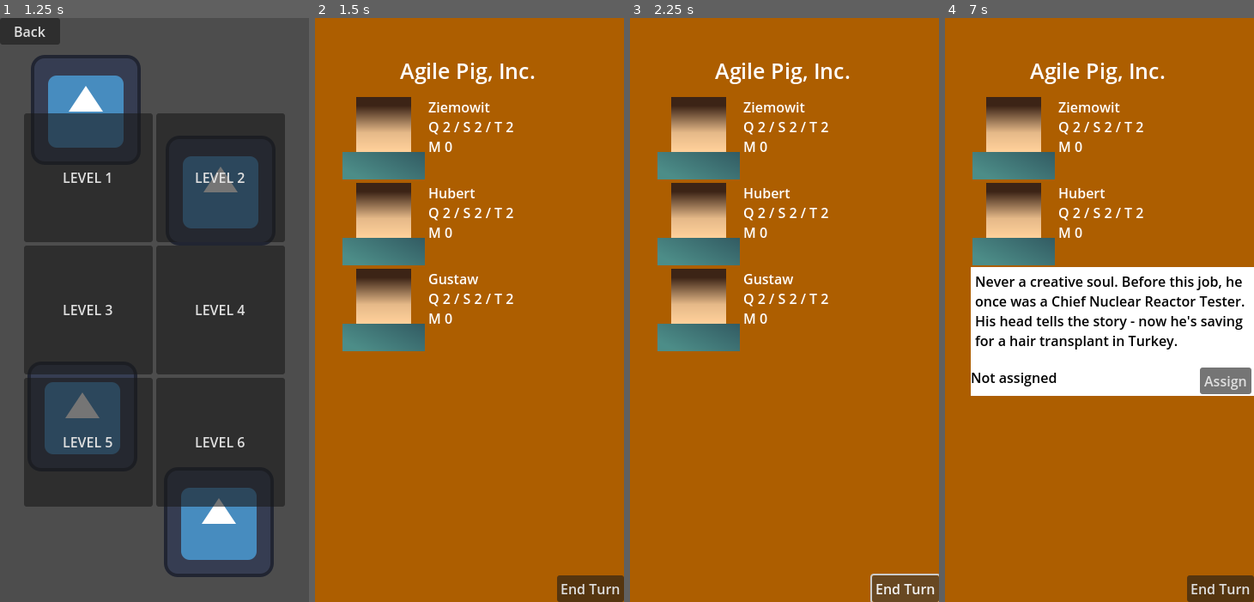
Above: before the commit, frames 1-4 (left to right).
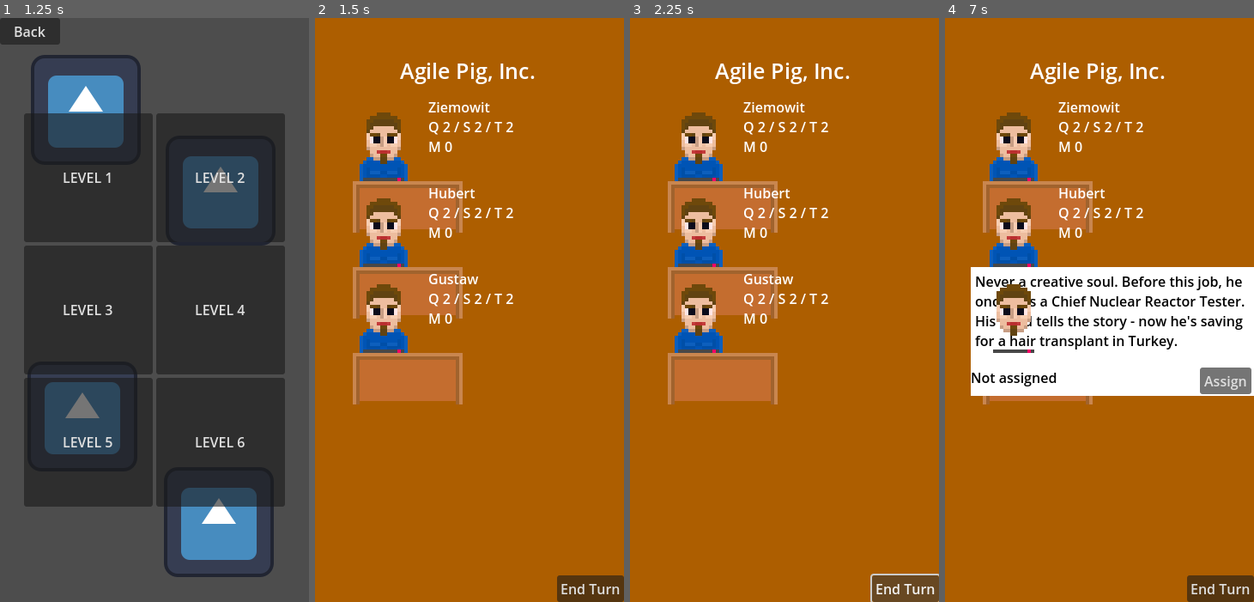
Above: after the commit, the same moments.

Repository: ltbk2023/pig
Game: Godot game, scene res://main.tscn
Two runs of this game, one before a commit and one after it. Both use one fixed random seed, a clock stepped at 60 frames per second and the inputs below. The engine's default icon, where the game draws it, is replaced by a stand-in: a white triangle on a blue panel in a dark square.
Inputs (mouse positions are in pixels of both pictures, inside the frame that each line leads up to):
- Up to frame 1 (1.25 s): click "Play" at 0.5 s
- Up to frame 2 (1.5 s): click "LEVEL 1" at 1.25 s
- Up to frame 3 (2.25 s): click "End Turn" at 2 s
- Up to frame 4 (7 s): click "End Turn" at 2.75 s; click "End Turn" at 3.5 s; tap Enter at 4.25, 6.5 s; move the mouse to (1167, 280) at 4.27 s; click (1167, 280) at 4.42 s; tap Space at 5 s; move the mouse to (1037, 339) at 5.02 s; click (1037, 339) at 5.17 s; click "OK" at 5.75 s; move the mouse to (1130, 181) at 6.52 s; click (1130, 181) at 6.67 s

Frame 1 is identical in both runs. In frame 2, 14% of the frame differs, in the area x 8-48%, y 13-67%; in frame 3, 14%; in frame 4, 8.3%.

Commit message:
PIG-184 Employee Sprite Update

Diff:
--- a/PIG/employee/employee.tscn
+++ b/PIG/employee/employee.tscn
@@ -1,6 +1,19 @@
-[gd_scene load_steps=8 format=3 uid="uid://cd77i5nmo2jq3"]
+[gd_scene load_steps=21 format=3 uid="uid://bj2mq10s162ha"]
 
 [ext_resource type="Script" path="res://employee/employee.gd" id="1_ckk1p"]
+[ext_resource type="Script" path="res://employee/sprites/employee_sprite.gd" id="2_xssql"]
+[ext_resource type="Texture2D" uid="uid://cavje0scc84nr" path="res://employee/sprites/face_2_3_ud.png" id="3_mp4dg"]
+[ext_resource type="Texture2D" uid="uid://x5tm031yhyd3" path="res://employee/sprites/nose_4_2_ud.png" id="4_wo8dd"]
+[ext_resource type="Texture2D" uid="uid://bvo2p8exyuq55" path="res://employee/sprites/lips_2_2_s.png" id="5_ot28t"]
+[ext_resource type="Texture2D" uid="uid://bofqp0ok1pp66" path="res://employee/sprites/eyes_2_2_ud.png" id="6_y2dkq"]
+[ext_resource type="Texture2D" uid="uid://nb15geiyso05" path="res://employee/sprites/eyebrow_1_2.png" id="7_2818l"]
+[ext_resource type="Texture2D" uid="uid://dkbw016b30wd4" path="res://employee/sprites/front_hair_6_2_ud.png" id="8_nuimu"]
+[ext_resource type="Texture2D" uid="uid://cpnsp153h162j" path="res://employee/sprites/back_hair_4_2.png" id="9_4tijv"]
+[ext_resource type="Texture2D" uid="uid://m8e3guakmkyr" path="res://employee/sprites/beard_8_2_ud.png" id="10_80r4l"]
+[ext_resource type="Texture2D" uid="uid://cqgu6001yhlmq" path="res://employee/sprites/body_20_6_b.png" id="11_ald34"]
+[ext_resource type="Texture2D" uid="uid://kqn28pju235a" path="res://employee/sprites/detail_20_4_d.png" id="12_04nk5"]
+[ext_resource type="Texture2D" uid="uid://bebrcpmtepdwc" path="res://employee/sprites/desk_2_3.png" id="13_fr4it"]
+[ext_resource type="Texture2D" uid="uid://y5o81thje2sn" path="res://employee/sprites/laptop_4_2_ud.png" id="14_5itpj"]
 
 [sub_resource type="Gradient" id="Gradient_vcdfr"]
 offsets = PackedFloat32Array(0.0129032, 1)
@@ -48,10 +61,12 @@
 M"
 
 [node name="Chest" type="Sprite2D" parent="."]
+visible = false
 position = Vector2(0, 32)
 texture = SubResource("GradientTexture2D_xt36r")
 
 [node name="Head" type="Sprite2D" parent="."]
+visible = false
 position = Vector2(0, -16)
 texture = SubResource("GradientTexture2D_5pn2c")
 
@@ -95,5 +110,324 @@
 text = "Assign
 "
 
+[node name="Sprite" type="Node2D" parent="."]
+texture_filter = 1
+scale = Vector2(4, 4)
+script = ExtResource("2_xssql")
+skin_1 = Color(0.780392, 0.615686, 0.513726, 1)
+skin_2 = Color(0.929412, 0.741176, 0.623529, 1)
+skin_3 = Color(0.968627, 0.803922, 0.698039, 1)
+hair_1 = Color(0.431373, 0.282353, 0.0431373, 0.996078)
+hair_2 = Color(0.380392, 0.262745, 0.0705882, 1)
+lips_1 = Color(0.729412, 0.184314, 0.184314, 1)
+lips_2 = Color(0.768627, 0.231373, 0.231373, 1)
+eyeball = Color(1, 0.901961, 0.901961, 1)
+iris = Color(0.0431373, 0.0431373, 0.105882, 1)
+clothes1 = Color(0, 0.308, 0.66, 1)
+clothes2 = Color(0, 0.329412, 0.709804, 1)
+clothes3 = Color(0.0518, 0.37296, 0.74, 1)
+desk_1 = Color(0.631373, 0.388235, 0.176471, 1)
+desk_2 = Color(0.768627, 0.427451, 0.184314, 1)
+desk_3 = Color(0.788235, 0.52549, 0.309804, 1)
+laptop_1 = Color(0.282353, 0.282353, 0.282353, 1)
+laptop_2 = Color(1, 0, 0.4, 1)
+hair_front = 1
+beard = 1
+body = 2
+clothes = 3
+detail = 2
+
+[node name="FaceUD" type="Node2D" parent="Sprite"]
+z_index = 1
+
+[node name="Skin1" type="Sprite2D" parent="Sprite/FaceUD"]
+modulate = Color(0.780392, 0.615686, 0.513726, 1)
+texture = ExtResource("3_mp4dg")
+hframes = 3
+vframes = 2
+
+[node name="Skin2" type="Sprite2D" parent="Sprite/FaceUD"]
+modulate = Color(0.929412, 0.741176, 0.623529, 1)
+texture = ExtResource("3_mp4dg")
+hframes = 3
+vframes = 2
+frame = 1
+
+[node name="Skin3" type="Sprite2D" parent="Sprite/FaceUD"]
+modulate = Color(0.968627, 0.803922, 0.698039, 1)
+texture = ExtResource("3_mp4dg")
+hframes = 3
+vframes = 2
+frame = 2
+
+[node name="NoseUD" type="Node2D" parent="Sprite"]
+z_index = 1
+position = Vector2(0, 1)
+
+[node name="Skin1" type="Sprite2D" parent="Sprite/NoseUD"]
+modulate = Color(0.780392, 0.615686, 0.513726, 1)
+texture = ExtResource("4_wo8dd")
+hframes = 2
+vframes = 4
+
+[node name="Skin3" type="Sprite2D" parent="Sprite/NoseUD"]
+modulate = Color(0.968627, 0.803922, 0.698039, 1)
+texture = ExtResource("4_wo8dd")
+hframes = 2
+vframes = 4
+frame = 1
+
+[node name="Lips" type="Node2D" parent="Sprite"]
+z_index = 1
+position = Vector2(0, 4)
+
+[node name="Lips1" type="Sprite2D" parent="Sprite/Lips"]
+modulate = Color(0.729412, 0.184314, 0.184314, 1)
+texture = ExtResource("5_ot28t")
+hframes = 2
+vframes = 2
+
+[node name="Lips2" type="Sprite2D" parent="Sprite/Lips"]
+modulate = Color(0.768627, 0.231373, 0.231373, 1)
+texture = ExtResource("5_ot28t")
+hframes = 2
+vframes = 2
+frame = 1
+
+[node name="EyeRigthUD" type="Node2D" parent="Sprite"]
+z_index = 1
+position = Vector2(-2.5, 0.5)
+
+[node name="EyeBall" type="Sprite2D" parent="Sprite/EyeRigthUD"]
+modulate = Color(1, 0.901961, 0.901961, 1)
+texture = ExtResource("6_y2dkq")
+hframes = 2
+vframes = 2
+
+[node name="Iris" type="Sprite2D" parent="Sprite/EyeRigthUD"]
+modulate = Color(0.0431373, 0.0431373, 0.105882, 1)
+texture = ExtResource("6_y2dkq")
+hframes = 2
+vframes = 2
+frame = 1
+
+[node name="EyeLeftUD" type="Node2D" parent="Sprite"]
+z_index = 1
+position = Vector2(2.5, 0.5)
+
+[node name="EyeBall" type="Sprite2D" parent="Sprite/EyeLeftUD"]
+modulate = Color(1, 0.901961, 0.901961, 1)
+texture = ExtResource("6_y2dkq")
+hframes = 2
+vframes = 2
+
+[node name="Iris" type="Sprite2D" parent="Sprite/EyeLeftUD"]
+modulate = Color(0.0431373, 0.0431373, 0.105882, 1)
+position = Vector2(-1, 0)
+texture = ExtResource("6_y2dkq")
+hframes = 2
+vframes = 2
+frame = 1
+
+[node name="EyeBrowRigth" type="Node2D" parent="Sprite"]
+z_index = 1
+position = Vector2(-2.5, -1)
+
+[node name="Hair1" type="Sprite2D" parent="Sprite/EyeBrowRigth"]
+modulate = Color(0.431373, 0.282353, 0.0431373, 0.996078)
+texture = ExtResource("7_2818l")
+hframes = 2
+
+[node name="Hair2" type="Sprite2D" parent="Sprite/EyeBrowRigth"]
+modulate = Color(0.380392, 0.262745, 0.0705882, 1)
+texture = ExtResource("7_2818l")
+hframes = 2
+frame = 1
+
+[node name="EyeBrowLeft" type="Node2D" parent="Sprite"]
+z_index = 1
+position = Vector2(2.5, -1)
+scale = Vector2(-1, 1)
+
+[node name="Hair1" type="Sprite2D" parent="Sprite/EyeBrowLeft"]
+modulate = Color(0.431373, 0.282353, 0.0431373, 0.996078)
+texture = ExtResource("7_2818l")
+hframes = 2
+
+[node name="Hair2" type="Sprite2D" parent="Sprite/EyeBrowLeft"]
+modulate = Color(0.380392, 0.262745, 0.0705882, 1)
+texture = ExtResource("7_2818l")
+hframes = 2
+frame = 1
+
+[node name="FrontHairUD" type="Node2D" parent="Sprite"]
+z_index = 1
+
+[node name="Hair1" type="Sprite2D" parent="Sprite/FrontHairUD"]
+modulate = Color(0.431373, 0.282353, 0.0431373, 0.996078)
+position = Vector2(0, -4.5)
+texture = ExtResource("8_nuimu")
+hframes = 2
+vframes = 6
+frame = 4
+
+[node name="Hair2" type="Sprite2D" parent="Sprite/FrontHairUD"]
+modulate = Color(0.380392, 0.262745, 0.0705882, 1)
+position = Vector2(0, -4.5)
+texture = ExtResource("8_nuimu")
+hframes = 2
+vframes = 6
+frame = 5
+
+[node name="BackHair" type="Node2D" parent="Sprite"]
+position = Vector2(0, 0.5)
+
+[node name="Hair1" type="Sprite2D" parent="Sprite/BackHair"]
+modulate = Color(0.431373, 0.282353, 0.0431373, 0.996078)
+texture = ExtResource("9_4tijv")
+hframes = 2
+vframes = 4
+
+[node name="Hair2" type="Sprite2D" parent="Sprite/BackHair"]
+modulate = Color(0.380392, 0.262745, 0.0705882, 1)
+texture = ExtResource("9_4tijv")
+hframes = 2
+vframes = 4
+frame = 1
+
+[node name="BeardUD" type="Node2D" parent="Sprite"]
+z_index = 1
+position = Vector2(0, 6)
+
+[node name="Hair1" type="Sprite2D" parent="Sprite/BeardUD"]
+modulate = Color(0.431373, 0.282353, 0.0431373, 0.996078)
+texture = ExtResource("10_80r4l")
+hframes = 2
+vframes = 8
+frame = 4
+
+[node name="Hair2" type="Sprite2D" parent="Sprite/BeardUD"]
+modulate = Color(0.380392, 0.262745, 0.0705882, 1)
+texture = ExtResource("10_80r4l")
+hframes = 2
+vframes = 8
+frame = 5
+
+[node name="Body" type="Node2D" parent="Sprite"]
+position = Vector2(0, 10.5)
+
+[node name="Clothes1" type="Sprite2D" parent="Sprite/Body"]
+modulate = Color(0, 0.308, 0.66, 1)
+texture = ExtResource("11_ald34")
+hframes = 6
+vframes = 20
+frame = 84
+
+[node name="Clothes2" type="Sprite2D" parent="Sprite/Body"]
+modulate = Color(0, 0.329412, 0.709804, 1)
+texture = ExtResource("11_ald34")
+hframes = 6
+vframes = 20
+frame = 85
+
+[node name="Clothes3" type="Sprite2D" parent="Sprite/Body"]
+modulate = Color(0.0518, 0.37296, 0.74, 1)
+texture = ExtResource("11_ald34")
+hframes = 6
+vframes = 20
+frame = 86
+
+[node name="Skin1" type="Sprite2D" parent="Sprite/Body"]
+modulate = Color(0.780392, 0.615686, 0.513726, 1)
+texture = ExtResource("11_ald34")
+hframes = 6
+vframes = 20
+frame = 87
+
+[node name="Skin2" type="Sprite2D" parent="Sprite/Body"]
+modulate = Color(0.929412, 0.741176, 0.623529, 1)
+texture = ExtResource("11_ald34")
+hframes = 6
+vframes = 20
+frame = 88
+
+[node name="Skin3" type="Sprite2D" parent="Sprite/Body"]
+modulate = Color(0.968627, 0.803922, 0.698039, 1)
+texture = ExtResource("11_ald34")
+hframes = 6
+vframes = 20
+frame = 89
+
+[node name="Detail" type="Node2D" parent="Sprite"]
+position = Vector2(0, 10.5)
+
+[node name="Clothes1" type="Sprite2D" parent="Sprite/Detail"]
+modulate = Color(0, 0.308, 0.66, 1)
+texture = ExtResource("12_04nk5")
+hframes = 4
+vframes = 20
+frame = 56
+
+[node name="Clothes3" type="Sprite2D" parent="Sprite/Detail"]
+modulate = Color(0.0518, 0.37296, 0.74, 1)
+texture = ExtResource("12_04nk5")
+hframes = 4
+vframes = 20
+frame = 57
+
+[node name="Skin1" type="Sprite2D" parent="Sprite/Detail"]
+modulate = Color(0.780392, 0.615686, 0.513726, 1)
+texture = ExtResource("12_04nk5")
+hframes = 4
+vframes = 20
+frame = 59
+
+[node name="Skin3" type="Sprite2D" parent="Sprite/Detail"]
+modulate = Color(0.968627, 0.803922, 0.698039, 1)
+texture = ExtResource("12_04nk5")
+hframes = 4
+vframes = 20
+frame = 58
+
+[node name="Desk" type="Node2D" parent="Sprite"]
+position = Vector2(7, 20)
+
+[node name="Desk1" type="Sprite2D" parent="Sprite/Desk"]
+modulate = Color(0.631373, 0.388235, 0.176471, 1)
+texture = ExtResource("13_fr4it")
+hframes = 3
+vframes = 2
+
+[node name="Desk2" type="Sprite2D" parent="Sprite/Desk"]
+modulate = Color(0.768627, 0.427451, 0.184314, 1)
+texture = ExtResource("13_fr4it")
+hframes = 3
+vframes = 2
+frame = 1
+
+[node name="Desk3" type="Sprite2D" parent="Sprite/Desk"]
+modulate = Color(0.788235, 0.52549, 0.309804, 1)
+texture = ExtResource("13_fr4it")
+hframes = 3
+vframes = 2
+frame = 2
+
+[node name="Laptop" type="Node2D" parent="Sprite"]
+z_index = 1
+position = Vector2(0, 8.5)
+
+[node name="Laptop1" type="Sprite2D" parent="Sprite/Laptop"]
+modulate = Color(0.282353, 0.282353, 0.282353, 1)
+texture = ExtResource("14_5itpj")
+hframes = 2
+vframes = 4
+
+[node name="Laptop2" type="Sprite2D" parent="Sprite/Laptop"]
+modulate = Color(1, 0, 0.4, 1)
+texture = ExtResource("14_5itpj")
+hframes = 2
+vframes = 4
+frame = 1
+
 [connection signal="button_up" from="Button" to="." method="_on_button_button_up"]
 [connection signal="button_up" from="Extended/AssignButton" to="." method="_on_assign_button_button_up"]
--- /dev/null
+++ b/PIG/employee/sprites/employee_sprite.gd
@@ -0,0 +1,322 @@
+# This script works also in the editor. Be carefull!
+# Changes in code will have effects only after saving scene
+@tool
+extends Node2D
+# group of variables that modify visible state of employee
+@export_group("State")
+# control if employee look straight or down
+@export var up=true:
+	set(u):
+		up = u
+		if is_inside_tree():
+			update_up_down()
+# control angry, unhappy look
+@export var angry = false:
+	set(a):
+		angry = a
+		if is_inside_tree():
+			update_angry()
+#control smile of employee
+@export var smile = false:
+	set(s):
+		smile = s
+		if is_inside_tree():
+			update_smile()
+#control visibility of Desk and Laptop
+@export var sitting = true:
+	set(s):
+		sitting = s
+		if is_inside_tree():
+			update_sitting()
+
+# group of variables that modify colors of the employee
+# variables are in tematic subgroups
+@export_group("Color")
+@export_subgroup("Skin")
+@export var skin_1=Color.WHITE:
+	set(c):
+		skin_1 = c
+		if is_inside_tree():
+			$FaceUD/Skin1.modulate = c
+			$NoseUD/Skin1.modulate = c
+			$Body/Skin1.modulate = c
+			$Detail/Skin1.modulate = c
+
+@export var skin_2=Color.WHITE:
+	set(c):
+		skin_2 = c
+		if is_inside_tree():
+			$FaceUD/Skin2.modulate = c
+			$Body/Skin2.modulate = c
+
+@export var skin_3=Color.WHITE:
+	set(c):
+		skin_3 = c
+		if is_inside_tree():
+			$FaceUD/Skin3.modulate = c
+			$NoseUD/Skin3.modulate = c
+			$Body/Skin3.modulate = c
+			$Detail/Skin3.modulate = c
+
+@export_subgroup("Hair")
+@export var hair_1=Color.WHITE:
+	set(c):
+		hair_1 = c
+		if is_inside_tree():
+			$FrontHairUD/Hair1.modulate= c
+			$BackHair/Hair1.modulate= c
+			$EyeBrowLeft/Hair1.modulate = c
+			$EyeBrowRigth/Hair1.modulate = c
+			$BeardUD/Hair1.modulate = c
+
+@export var hair_2=Color.WHITE:
+	set(c):
+		hair_2 = c
+		if is_inside_tree():
+			$FrontHairUD/Hair2.modulate= c
+			$BackHair/Hair2.modulate= c
+			$EyeBrowLeft/Hair2.modulate = c
+			$EyeBrowRigth/Hair2.modulate = c
+			$BeardUD/Hair2.modulate = c
+
+@export_subgroup("Lips")
+@export var lips_1=Color.WHITE:
+	set(c):
+		lips_1 = c
+		if is_inside_tree():
+			$Lips/Lips1.modulate= c
+
+@export var lips_2=Color.WHITE:
+	set(c):
+		lips_2 = c
+		if is_inside_tree():
+			$Lips/Lips2.modulate= c
+@export_subgroup("Eyes")
+@export var eyeball=Color.WHITE:
+	set(c):
+		eyeball = c
+		if is_inside_tree():
+			$EyeLeftUD/EyeBall.modulate= c
+			$EyeRigthUD/EyeBall.modulate= c
+
+@export var iris=Color.BLACK:
+	set(c):
+		iris = c
+		if is_inside_tree():
+			$EyeLeftUD/Iris.modulate= c
+			$EyeRigthUD/Iris.modulate= c
+@export_subgroup("Clothes")
+@export var clothes1 = Color.WHITE:
+	set(c):
+		clothes1 =c
+		if is_inside_tree():
+			$Body/Clothes1.modulate = c
+			$Detail/Clothes1.modulate = c
+
+@export var clothes2 = Color.WHITE:
+	set(c):
+		clothes2 =c
+		if is_inside_tree():
+			$Body/Clothes2.modulate = c
+
+@export var clothes3 = Color.WHITE:
+	set(c):
+		clothes3 =c
+		if is_inside_tree():
+			$Body/Clothes3.modulate = c
+			$Detail/Clothes3.modulate = c
+
+@export_subgroup("Desk")
+@export var desk_1=Color.WHITE:
+	set(c):
+		desk_1 = c
+		if is_inside_tree():
+			$Desk/Desk1.modulate = c
+@export var desk_2=Color.WHITE:
+	set(c):
+		desk_2 = c
+		if is_inside_tree():
+			$Desk/Desk2.modulate = c
+@export var desk_3=Color.WHITE:
+	set(c):
+		desk_3 = c
+		if is_inside_tree():
+			$Desk/Desk3.modulate = c
+@export_subgroup("Laptop")
+@export var laptop_1=Color.WHITE:
+	set(c):
+		laptop_1 = c
+		if is_inside_tree():
+			$Laptop/Laptop1.modulate = c
+@export var laptop_2=Color.WHITE:
+	set(c):
+		laptop_2 = c
+		if is_inside_tree():
+			$Laptop/Laptop2.modulate = c
+
+# group of variables that modify look of employee
+# look is updaded via frame_coords.y
+# when frame_coords.y depends on more than one variable,
+# after updating variable adequate function is called to get coord
+@export_group("Model")
+@export_range(0,1) var nose:int=0:
+	set(y):
+		nose = y
+		if is_inside_tree():
+			var cord =  get_up_down_coord(y)
+			$NoseUD/Skin1.frame_coords.y = cord
+			$NoseUD/Skin3.frame_coords.y = cord
+
+@export_range(0,2) var hair_front:int=0:
+	set(y):
+		hair_front = y
+		if is_inside_tree():
+			var cord =  get_up_down_coord(y)
+			$FrontHairUD/Hair1.frame_coords.y = cord
+			$FrontHairUD/Hair2.frame_coords.y = cord
+
+@export_range(0,3) var hair_back:int=0:
+	set(y):
+		hair_back = y
+		if is_inside_tree():
+			$BackHair/Hair1.frame_coords.y = y
+			$BackHair/Hair2.frame_coords.y = y
+
+@export_range(0,3) var beard:int=0:
+	set(y):
+		beard = y
+		if is_inside_tree():
+			var cord =  get_up_down_coord(y)
+			$BeardUD/Hair1.frame_coords.y = cord
+			$BeardUD/Hair2.frame_coords.y = cord
+
+@export_range(0,3) var body:int=0:
+	set(y):
+		body=y
+		if is_inside_tree():
+			y = get_body_clothes_coord()
+			for ch in $Body.get_children():
+				ch.frame_coords.y = y
+
+@export_range(0,4) var clothes:int=0:
+	set(y):
+		clothes = y
+		if is_inside_tree():
+			y = get_body_clothes_coord()
+			for ch in $Body.get_children():
+				ch.frame_coords.y = y
+			y = get_detail_clothes_coord()
+			for ch in $Detail.get_children():
+				ch.frame_coords.y = y
+@export_range(0,3) var detail:int=0:
+	set(y):
+		detail =y
+		if is_inside_tree():
+			y = get_detail_clothes_coord()
+			for ch in $Detail.get_children():
+				ch.frame_coords.y = y
+
+@export_range(0,1) var desk:int=0:
+	set(y):
+		desk =y
+		if is_inside_tree():
+			for ch in $Desk.get_children():
+				ch.frame_coords.y = y
+
+@export_range(0,1) var laptop:int=0:
+	set(y):
+		laptop = y
+		if is_inside_tree():
+			for ch in $Laptop.get_children():
+				ch.frame_coords.y = get_up_down_coord(y)
+
+# return offset that depends on up variable
+func get_up_down_offset():
+	if up:
+		return 0
+	else:
+		return 1
+# return coord modify by up down state
+func get_up_down_coord(base):
+	return 2*base+get_up_down_offset()
+# return coord that depends on body and coords states
+func get_body_clothes_coord():
+	return 4*clothes+body
+# return coord that depends on detail and coords states
+func get_detail_clothes_coord():
+	return 4*clothes+detail
+
+# realize change of up down state
+func update_up_down():
+	# update sprites frames
+	var cord = get_up_down_offset()
+	$FaceUD/Skin1.frame_coords.y = cord
+	$FaceUD/Skin2.frame_coords.y = cord
+	$FaceUD/Skin3.frame_coords.y = cord
+
+	$EyeLeftUD/EyeBall.frame_coords.y = cord
+	$EyeLeftUD/Iris.frame_coords.y = cord
+
+	$EyeRigthUD/EyeBall.frame_coords.y = cord
+	$EyeRigthUD/Iris.frame_coords.y = cord
+
+	cord = get_up_down_coord(hair_front)
+	$FrontHairUD/Hair1.frame_coords.y = cord
+	$FrontHairUD/Hair2.frame_coords.y = cord
+
+	cord = get_up_down_coord(nose)
+	$NoseUD/Skin1.frame_coords.y = cord
+	$NoseUD/Skin3.frame_coords.y = cord
+
+	cord = get_up_down_coord(beard)
+	$BeardUD/Hair1.frame_coords.y = cord
+	$BeardUD/Hair2.frame_coords.y = cord
+
+	cord=  get_up_down_coord(laptop)
+	$Laptop/Laptop1.frame_coords.y = cord
+	$Laptop/Laptop2.frame_coords.y = cord
+
+	# update sprites position
+	if up:
+		$Lips.position.y = 4
+		$NoseUD.position.y = 1
+		$EyeLeftUD.position.y = 0.5
+		$EyeRigthUD.position.y = 0.5
+		$EyeBrowLeft.position.y = -1
+		$EyeBrowRigth.position.y = -1
+		$FrontHairUD.position.y = 0
+		$BackHair.position.y = 0.5
+		$BeardUD.position.y = 6
+	else:
+		$Lips.position.y = 5
+		$NoseUD.position.y = 3
+		$EyeLeftUD.position.y = 2.5
+		$EyeRigthUD.position.y = 2.5
+		$EyeBrowLeft.position.y = 2
+		$EyeBrowRigth.position.y = 2
+		$FrontHairUD.position.y = 3
+		$BackHair.position.y = 2.5
+		$BeardUD.position.y = 7
+# realize change of angry state
+func update_angry():
+	var mode = 0
+	if angry:
+		mode = 1
+	# update sprites position
+	$EyeBrowLeft/Hair2.position.y = mode
+	$EyeBrowRigth/Hair2.position.y = mode
+# realize change of smile state
+func update_smile():
+	var mod = 0
+	if smile:
+		mod = 1
+	# update sprites frames
+	$Lips/Lips1.frame_coords.y = mod
+	$Lips/Lips2.frame_coords.y = mod
+	# update sprites position
+	$Lips/Lips2.position.y = -mod
+# realize change of sitting state
+func update_sitting():
+	# update visibility of Laptop and Desk
+	$Laptop.visible = sitting
+	$Desk.visible = sitting
Binary file added: PIG/employee/sprites/back_hair_4_2.png
Not shown, added: PIG/employee/sprites/back_hair_4_2.png.import
Binary file added: PIG/employee/sprites/beard_8_2_ud.png
Not shown, added: PIG/employee/sprites/beard_8_2_ud.png.import
Binary file added: PIG/employee/sprites/body_20_6_b.png
Not shown, added: PIG/employee/sprites/body_20_6_b.png.import
Binary file added: PIG/employee/sprites/desk_2_3.png
Not shown, added: PIG/employee/sprites/desk_2_3.png.import
Binary file added: PIG/employee/sprites/detail_20_4_d.png
Not shown, added: PIG/employee/sprites/detail_20_4_d.png.import
Binary file added: PIG/employee/sprites/eyebrow_1_2.png
Not shown, added: PIG/employee/sprites/eyebrow_1_2.png.import
(and 13 more such lines)
